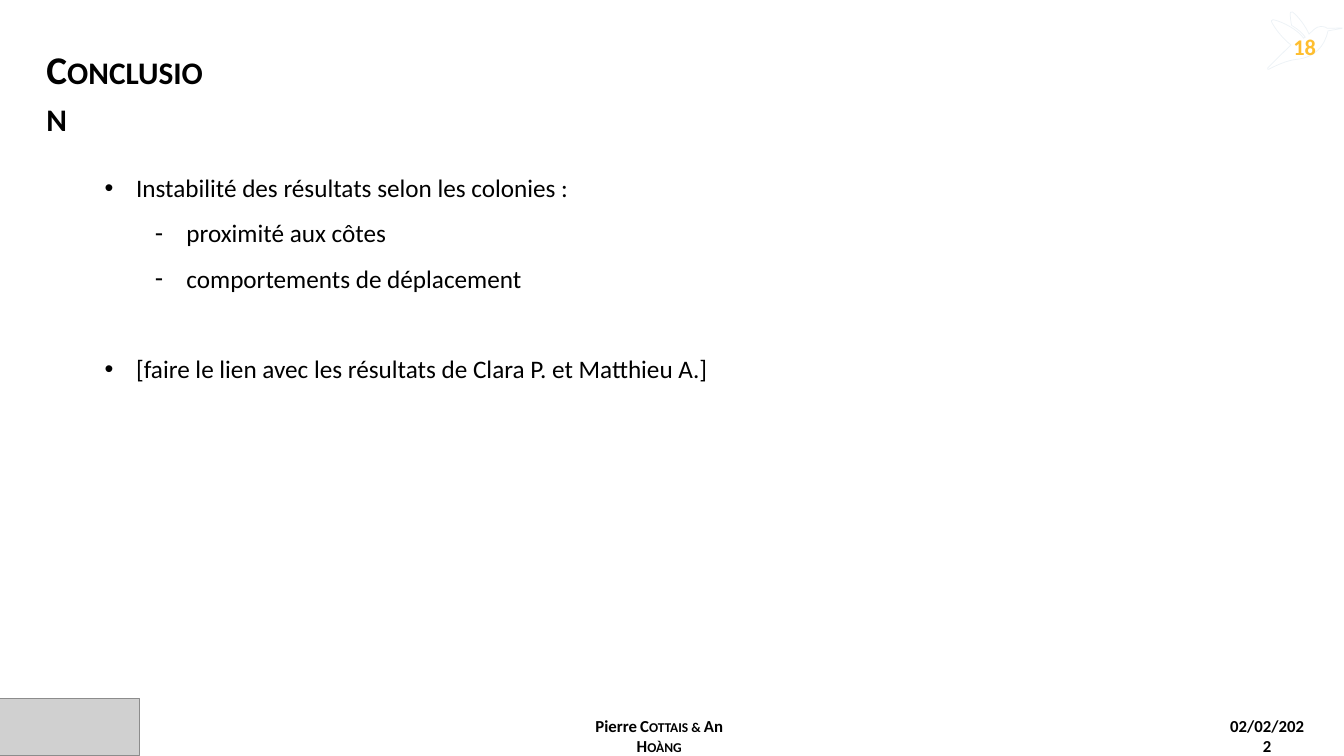
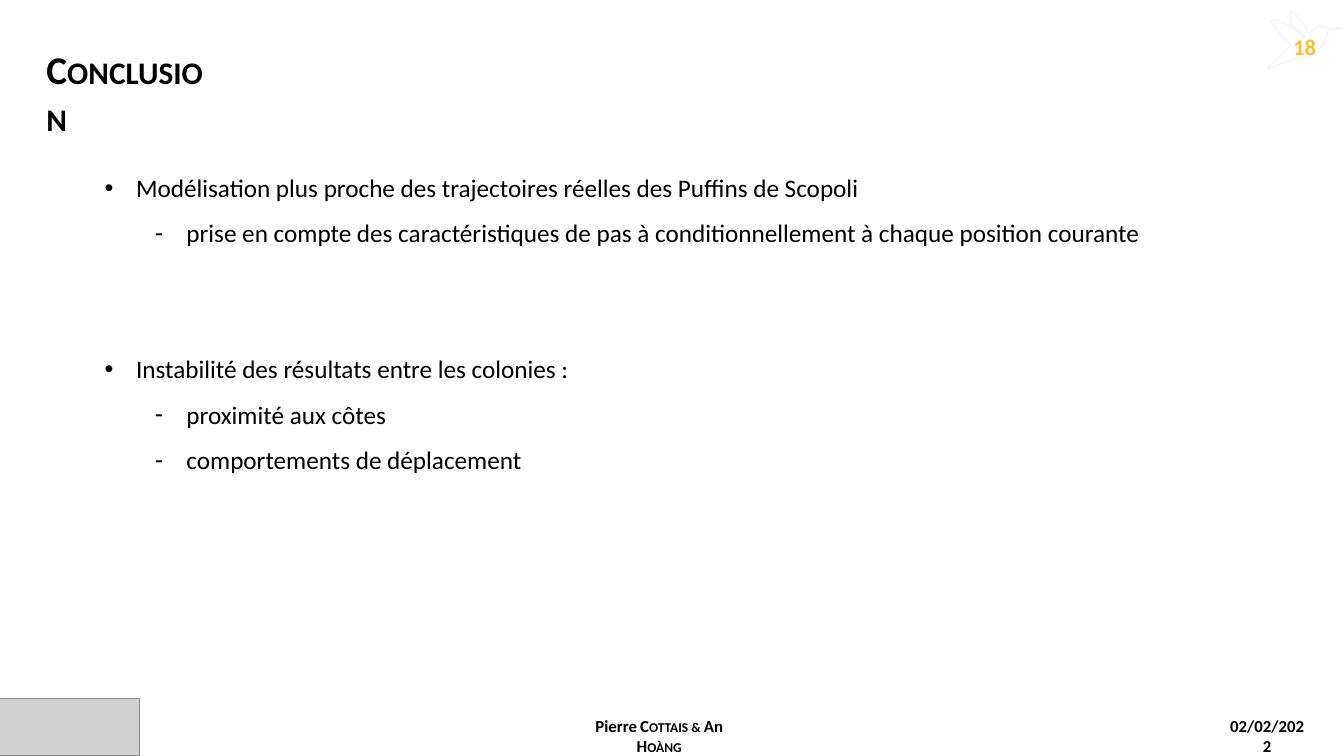
Before and after one commit to PCottais/puffin_scopoli, a slide deck: slide 18 of pres_soutenance_v4.pptx. Drawn at 1344x756 pixels with LibreOffice and Linux fonts; fonts in the diff are those of the drawing; grey boxes stand for pictures. Boxes give left, top, right and bottom in pixels: in the first picture for what was removed or moved away, otherwise in the second. Text is boxed around its words. In the diff, an @@ line names an element or a change of style, - is before the commit and + after.

```diff
--- a/pres_soutenance_v4.pptx
+++ b/pres_soutenance_v4.pptx
@@ text at (136, 179, 1139, 379): text changed @@
-• Instabilité des résultats selon les colonies :
+• Modélisation plus proche des trajectoires réelles des Puffins de Scopoli
+  – prise en compte des caractéristiques de pas à conditionnellement à chaque position courante
+• Instabilité des résultats entre les colonies :
@@ text at (136, 359, 707, 382): paragraph removed @@
-• [faire le lien avec les résultats de Clara P. et Matthieu A.]
```
Also in this commit, not shown: 16 other slides changed.
